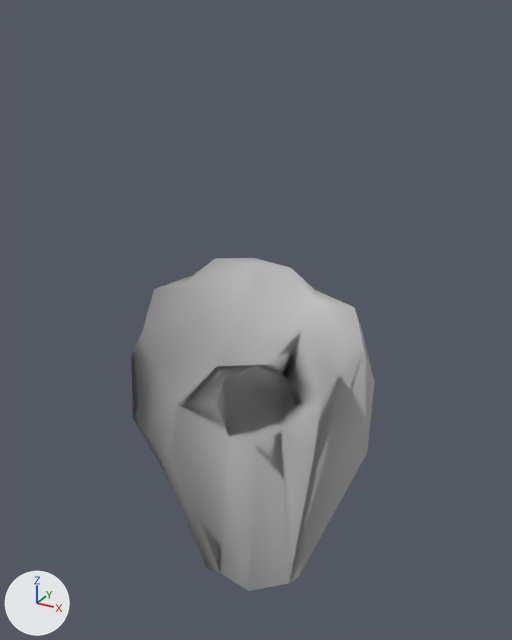
The FBX model Assets/Models/Props/First_Lv_Props/Rock_Rune_001.fbx: old version first, new version second.
One viewpoint serves both versions: a 50 mm lens placed at (2.28, -4.05, 4.08), pointed at (0.01, 0.07, 2.03). Every picture has the same lights, and +X, +Y and +Z are marked at lower left.
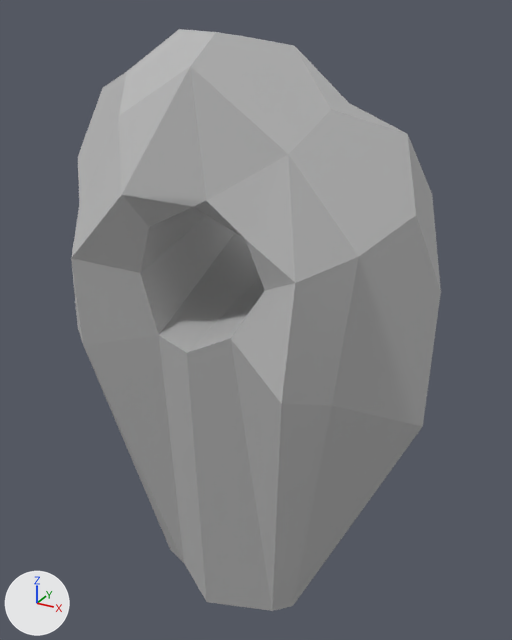
Edits to the scene script, one JSON object a line:
```json
{"block": "me_mesh", "where": "me_mesh.from_pydata(...)  # 73 vertices, 69 faces; spans x -71.0..71.0, y 0.0..222.0, z -61.0..61.0"}
{"block": "me_mesh", "where": "# used by ob_polysurface3; parent = ob_polysurface2; location = (0.0, -9.6, 0.0); scale = (1.18, 1.18, 1.18)"}
{"block": "me_mesh", "change": "me_mesh part 1: edges marked sharp go from 0 to 131"}
{"op": "set", "path": "ob_polysurface3.location", "old": "(0.0, -9.6, 0.0)", "new": "(-8.221, -9.6, 0.0)"}
{"op": "set", "path": "ob_polysurface3.rotation_euler", "old": "(0.0, 0.0, 0.0)", "new": "(0.0, -0.417, 0.0)", "note": "degrees (0, 0, 0) -> degrees (0, -24, 0)"}
{"op": "set", "path": "ob_polysurface3.scale", "old": "(1.18, 1.18, 1.18)", "new": "(1.83, 1.83, 1.83)"}
```

Boxes (x1, y1, x2, y2) around the edits, measured in the pictures (512 x 640 px):
```json
{"object": "polySurface3", "change": "shading changed, moved, turned, rescaled", "before": [131, 258, 375, 591], "after": [71, 29, 441, 611]}
```
